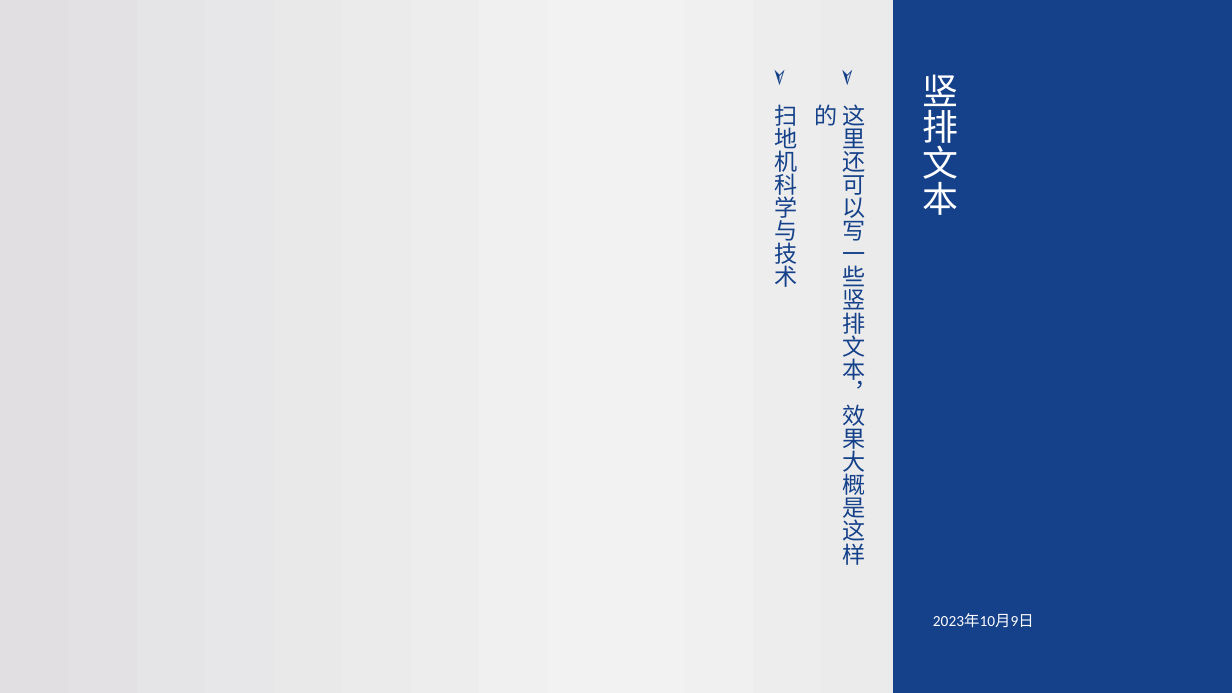
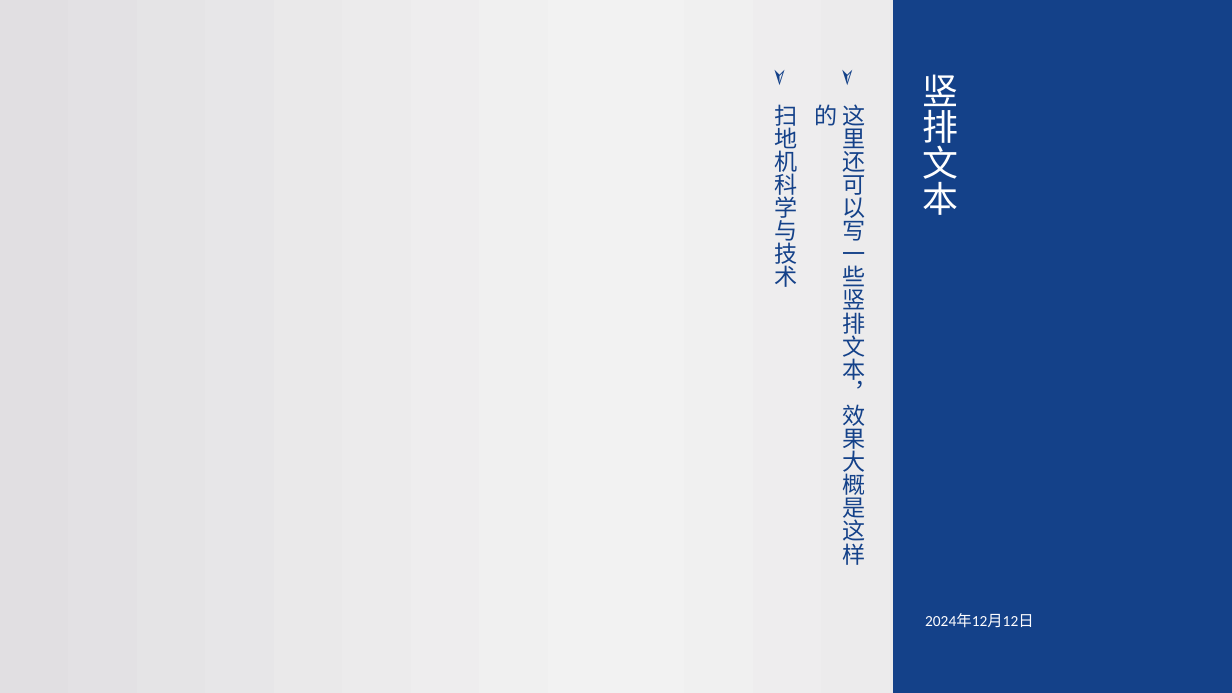
Before and after one commit to huyingjiao/HIT-PPT-Theme, a slide deck: slide 6 of 哈工大ppt模板.pptx. Drawn at 1232x693 pixels with LibreOffice and Linux fonts; fonts in the diff are those of the drawing; background and template pictures are left out. Boxes give left, top, right and bottom in pixels: in the first picture for what was removed or moved away, otherwise in the second. Text is boxed around its words. In the diff, an @@ line names an element or a change of style, - is before the commit and + after.

```diff
--- a/哈工大ppt模板.pptx
+++ b/哈工大ppt模板.pptx
@@ text at bbox=[925, 613, 1034, 628]: text changed @@
-2023年10月9日
+2024年12月12日
```
Also in this commit, not shown: 4 other slides changed, 1 other file.
